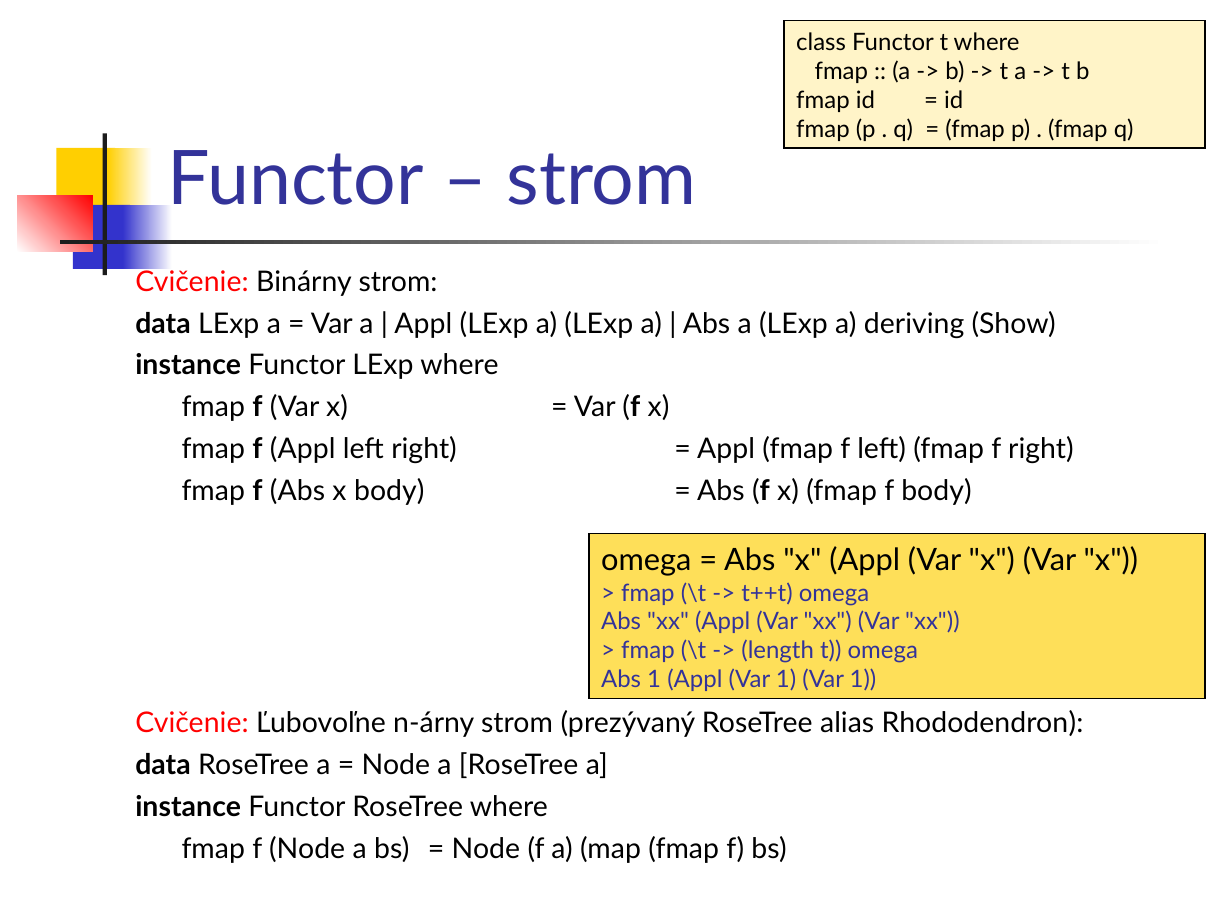
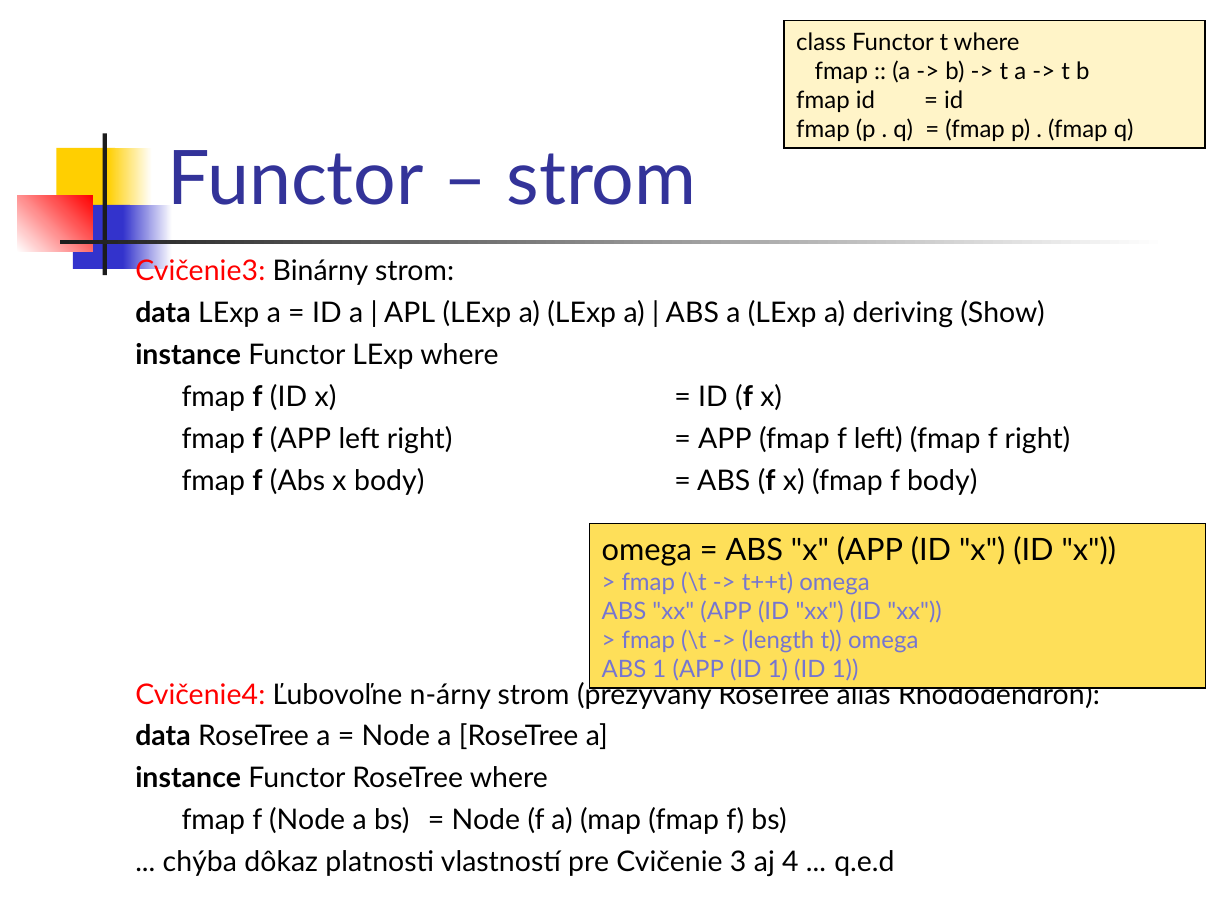
Before and after one commit to Funkcionalne/Prednasky, a slide deck: slide 12 of 11/11_fpro.ppt (slide 11 before the commit). Drawn at 1232x924 pixels with LibreOffice and Linux fonts; fonts in the diff are those of the drawing. Boxes give left, top, right and bottom in pixels: in the first picture for what was removed or moved away, otherwise in the second. Text is boxed around its words. In the diff, an @@ line names an element or a change of style, - is before the commit and + after.

```diff
--- a/11/11_fpro.ppt
+++ b/11/11_fpro.ppt
@@ text "Cvičenie3: Binárny strom:": place and size @@
-text "Cvičenie3: Binárny strom:" at (135, 266, 1084, 863)
+text "Cvičenie3: Binárny strom:" at (135, 256, 1100, 876)
@@ text at (135, 256, 1044, 328): text changed @@
-Cvičenie: Binárny strom:
-data LExp a = Var a | Appl (LExp a) (LExp a) | Abs a (LExp a) deriving (Show)
+Cvičenie3: Binárny strom:
+data LExp a = ID a | APL (LExp a) (LExp a) | ABS a (LExp a) deriving (Show)
@@ text at (135, 384, 1100, 709): text changed @@
-fmap f (Var x) = Var (f x)
-fmap f (Appl left right) = Appl (fmap f left) (fmap f right)
-fmap f (Abs x body) = Abs (f x) (fmap f body)
-Cvičenie: Ľubovoľne n-árny strom (prezývaný RoseTree alias Rhododendron):
+fmap f (ID x) = ID (f x)
+fmap f (APP left right) = APP (fmap f left) (fmap f right)
+fmap f (Abs x body) = ABS (f x) (fmap f body)
+Cvičenie4: Ľubovoľne n-árny strom (prezývaný RoseTree alias Rhododendron):
@@ rectangle "omega = ABS "x" (APP ...": place and size @@
-rectangle "omega = ABS "x" (APP ..." at (589, 533, 1205, 699)
+rectangle "omega = ABS "x" (APP ..." at (589, 524, 1205, 689)
@@ text in rectangle at (602, 536, 1117, 566): text changed @@
-omega = Abs "x" (Appl (Var "x") (Var "x"))
+omega = ABS "x" (APP (ID "x") (ID "x"))
@@ text in rectangle at (622, 571, 918, 653): text colour #333399 to #7575D1 in "> fmap (\t -> t++t) omega", "> fmap (\t -> (length t)) omega" @@
@@ text in rectangle at (602, 600, 942, 622): text changed; text colour #333399 to #7575D1 @@
-Abs "xx" (Appl (Var "xx") (Var "xx"))
+ABS "xx" (APP (ID "xx") (ID "xx"))
@@ text in rectangle at (602, 658, 859, 680): text changed; text colour #333399 to #7575D1 @@
-Abs 1 (Appl (Var 1) (Var 1))
+ABS 1 (APP (ID 1) (ID 1))
@@ text at (163, 850, 894, 876): paragraph added @@
+... chýba dôkaz platnosti vlastností pre Cvičenie 3 aj 4 ... q.e.d
```
Also in this commit, not shown: 9 other slides changed, 16 slides added, 6 other files.
